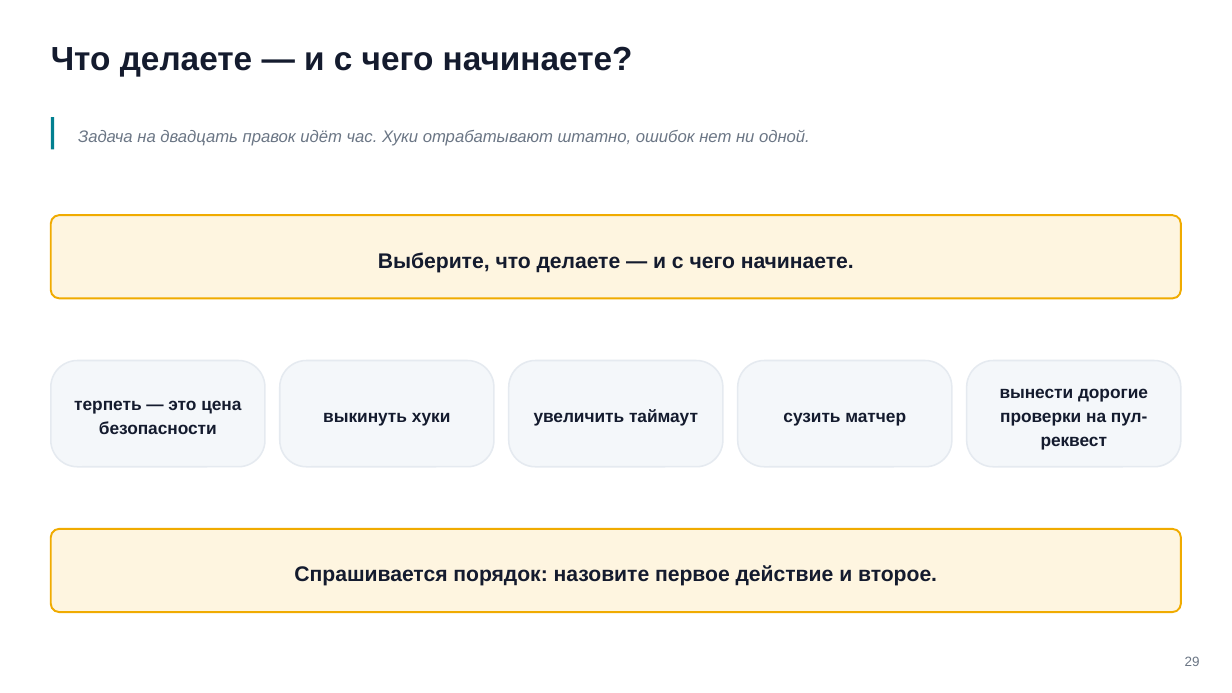
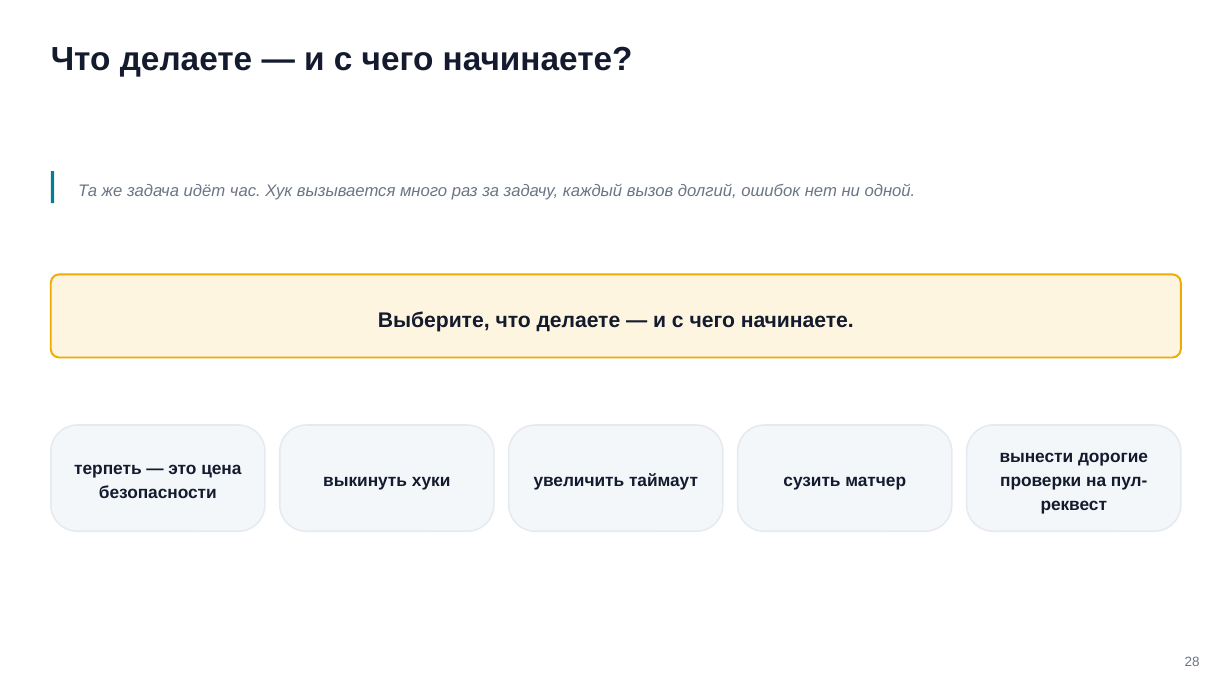
Before and after one commit to tellina-study/AI-usage-lessons, a slide deck: slide 28 of library/seminars/sem-05/rendered/sem-05.pptx (slide 29 before the commit). Drawn at 1232x693 pixels with LibreOffice and Linux fonts; fonts in the diff are those of the drawing. Boxes give left, top, right and bottom in pixels: in the first picture for what was removed or moved away, otherwise in the second. Text is boxed around its words. In the diff, an @@ line names an element or a change of style, - is before the commit and + after.

```diff
--- a/library/seminars/sem-05/rendered/sem-05.pptx
+++ b/library/seminars/sem-05/rendered/sem-05.pptx
@@ rectangle: place and size @@
-rectangle at (51,117,55,150)
+rectangle at (51,171,55,203)
@@ text at (78,184,916,200): text changed @@
-Задача на двадцать правок идёт час. Хуки отрабатывают штатно, ошибок нет ни одной.
+Та же задача идёт час. Хук вызывается много раз за задачу, каждый вызов долгий, ошибок нет ни одной.
@@ rounded rectangle: place and size @@
-rounded rectangle at (51,215,1181,299)
+rounded rectangle at (51,274,1181,358)
@@ text "Выберите, что делаете — и ...": place and size @@
-text "Выберите, что делаете — и ..." at (378,252,854,273)
+text "Выберите, что делаете — и ..." at (378,311,854,332)
@@ 5 texts, 5 rounded rectangles: place and size @@
-5 texts, 5 rounded rectangles at (51,360,1181,467)
+5 texts, 5 rounded rectangles at (51,425,1181,531)
@@ rounded rectangle removed at (51,529,1181,612) @@
@@ text removed at (294,565,937,586) @@
-Спрашивается порядок: назовите первое действие и второе.
```
Also in this commit, not shown: 39 other slides changed, 4 slides added, 5 slides removed, 27 other files.
